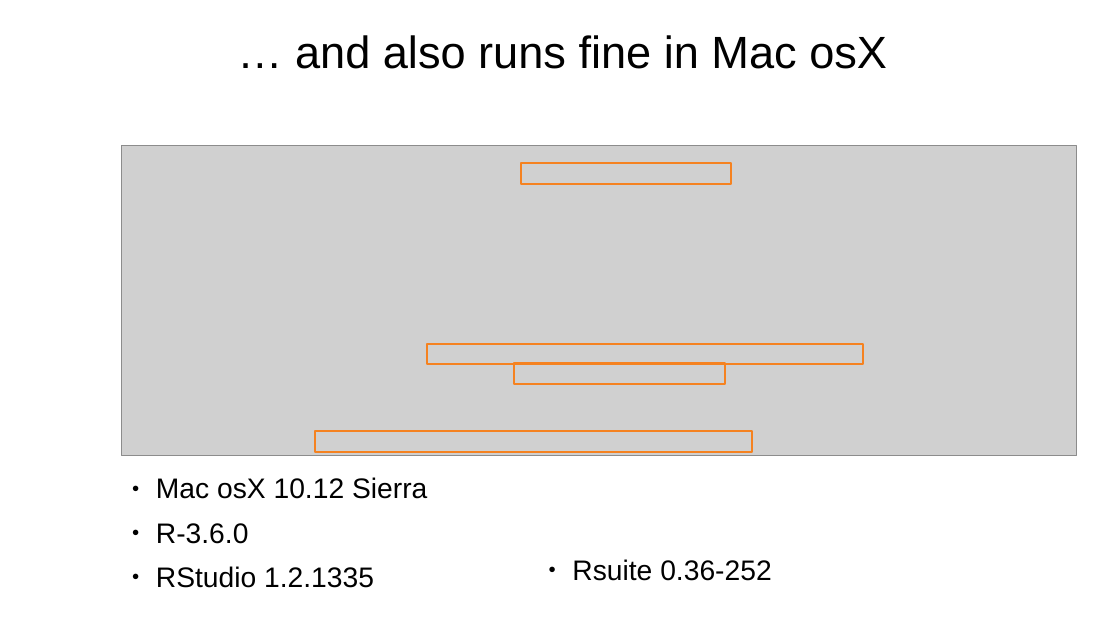
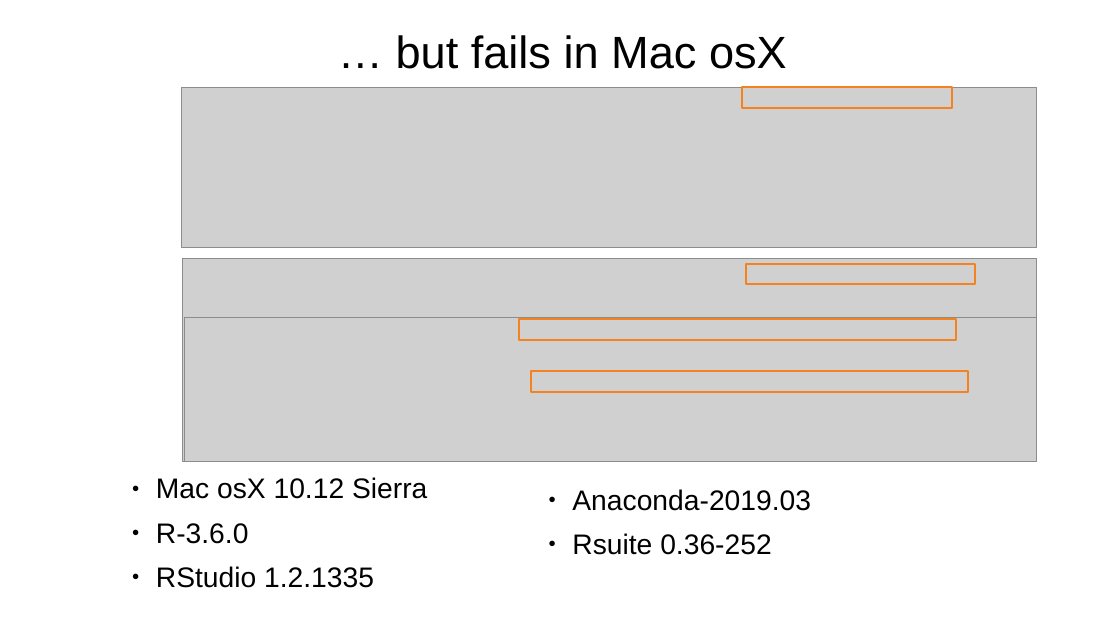
Before and after one commit to f0nzie/keras_and_shiny-tutorial, a slide deck: slide 10 of keras_shiny-rsuite_sysreqs_python_linux.odp. Drawn at 1120x630 pixels with LibreOffice and Linux fonts; fonts in the diff are those of the drawing; grey boxes stand for pictures. Boxes give left, top, right and bottom in pixels: in the first picture for what was removed or moved away, otherwise in the second. Text is boxed around its words. In the diff, an @@ line names an element or a change of style, - is before the commit and + after.

```diff
--- a/keras_shiny-rsuite_sysreqs_python_linux.odp
+++ b/keras_shiny-rsuite_sysreqs_python_linux.odp
@@ title at [396,35,787,69]: text changed @@
-… and also runs fine in Mac osX
+… but fails in Mac osX
@@ picture added at [181,87,1037,247] @@
@@ rectangle: place and size @@
-rectangle at [521,164,732,184]
+rectangle at [742,87,952,108]
@@ picture: place and size @@
-picture at [121,146,1077,456]
+picture at [183,258,1038,461]
@@ rectangle added at [746,263,976,284], outline #F58220 1.45 pt @@
@@ picture added at [185,318,1038,462] @@
@@ rectangle: place and size @@
-rectangle at [427,345,864,365]
+rectangle at [519,319,956,339]
@@ rectangle: place and size @@
-rectangle at [514,364,725,384]
+rectangle at [532,372,969,392]
@@ rectangle removed at [315,432,752,452] @@
@@ text "Anaconda-2019.03": place and size @@
-text "Anaconda-2019.03" at [572,559,771,581]
+text "Anaconda-2019.03" at [572,489,811,555]
@@ text at [572,489,811,511]: paragraph added @@
+● Anaconda-2019.03
```
Also in this commit, not shown: 5 other slides changed.
